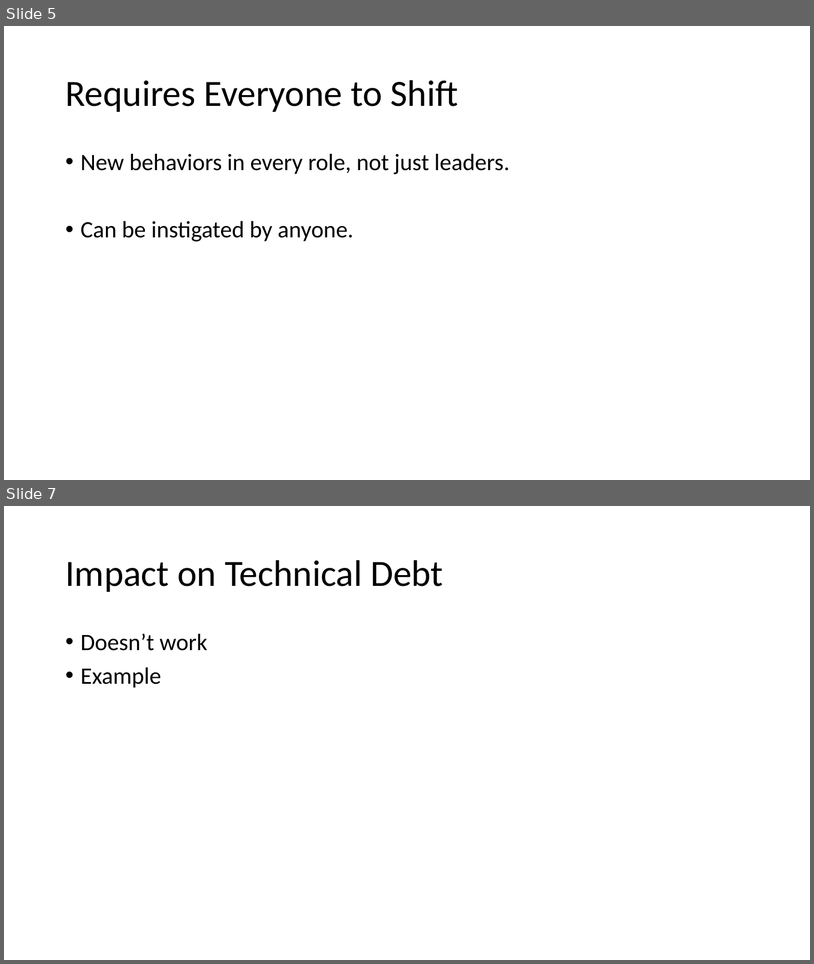
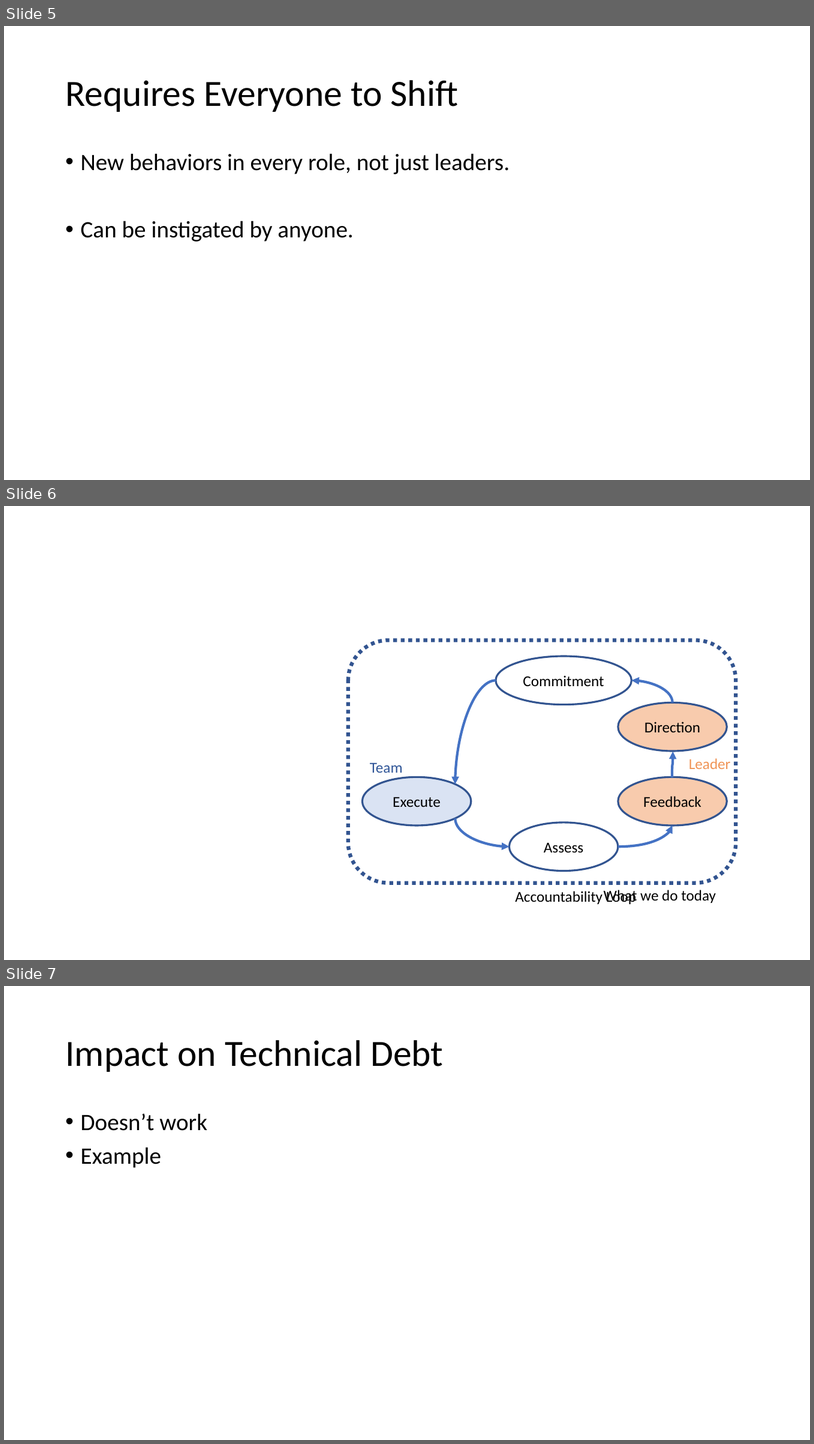
Before and after one commit to arlobelshee/Presentations, a slide deck: leading technical debt/gogo keynote - data-driven leadership to solve technical debt.pptx. Shown one above the other, each under a label of ours: slides 5 and 7 before the commit, slides 5, 6 and 7 after it; the slides between them are not shown. The pictures are 814x964 and 814x1444 pixels, drawn with LibreOffice and Linux fonts; fonts in the diff are those of the drawing. Boxes give left, top, right and bottom in pixels: in the first picture for what was removed or moved away, otherwise in the second. Text is boxed around its words. In the diff, an @@ line names an element or a change of style, - is before the commit and + after.

Commit message:
Integrated ownership & accountability loops into the keynote.

```diff
--- a/leading technical debt/gogo keynote - data-driven leadership to solve technical debt.pptx
+++ b/leading technical debt/gogo keynote - data-driven leadership to solve technical debt.pptx
@@ slide 6 added at bbox=[4, 506, 810, 960], background #FFFFFF @@
@@ rounded rectangle added at bbox=[348, 640, 736, 883], outline #325491 4.5 pt dashed @@
@@ ellipse added at bbox=[496, 656, 632, 705], outline #325491 2.25 pt, 18 pt, text #000000 @@
+Commitment
@@ curved arrow added from (496, 680) to (455, 784), #4472C4 3 pt @@
@@ curved arrow added from (673, 703) to (632, 680), #4472C4 3 pt @@
@@ ellipse added at bbox=[618, 703, 728, 751], fill #F8CBAD, outline #325491 2.25 pt, 18 pt, text #000000 @@
+Direction
@@ curved arrow added from (672, 777) to (673, 751), #4472C4 3 pt @@
@@ text added at bbox=[370, 763, 403, 772], 18 pt, text #2F5597 @@
+Team
@@ text added at bbox=[689, 758, 731, 769], 18 pt, text #F09456 @@
+Leader
@@ ellipse added at bbox=[363, 777, 471, 825], fill #DAE3F3, outline #325491 2.25 pt, 18 pt, text #000000 @@
+Execute
@@ ellipse added at bbox=[618, 777, 728, 825], fill #F8CBAD, outline #325491 2.25 pt, 18 pt, text #000000 @@
+Feedback
@@ curved arrow added from (455, 818) to (510, 847), #4472C4 3 pt @@
@@ ellipse added at bbox=[510, 822, 618, 871], outline #325491 2.25 pt, 18 pt, text #000000 @@
+Assess
@@ curved arrow added from (618, 847) to (673, 825), #4472C4 3 pt @@
@@ text added at bbox=[515, 889, 636, 904], 18 pt, text #000000 @@
+Accountability Loop
@@ text added at bbox=[604, 889, 716, 904], 18 pt, text #000000 @@
+What we do today
```
Also in this commit, not shown: 2 other slides added, 3 slides removed.
